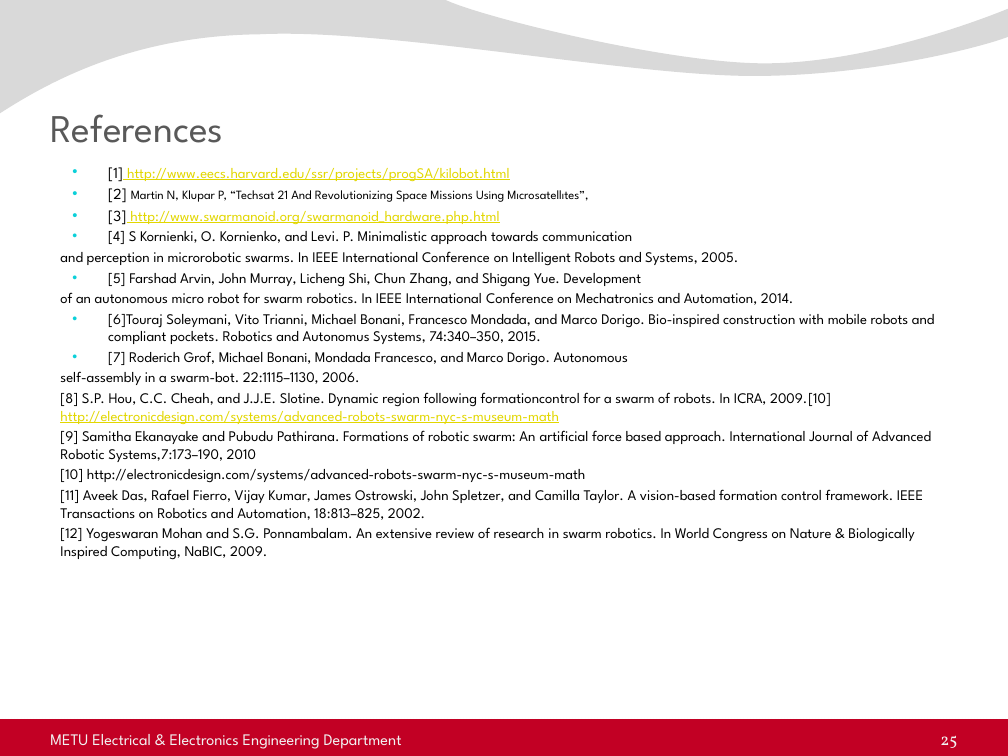
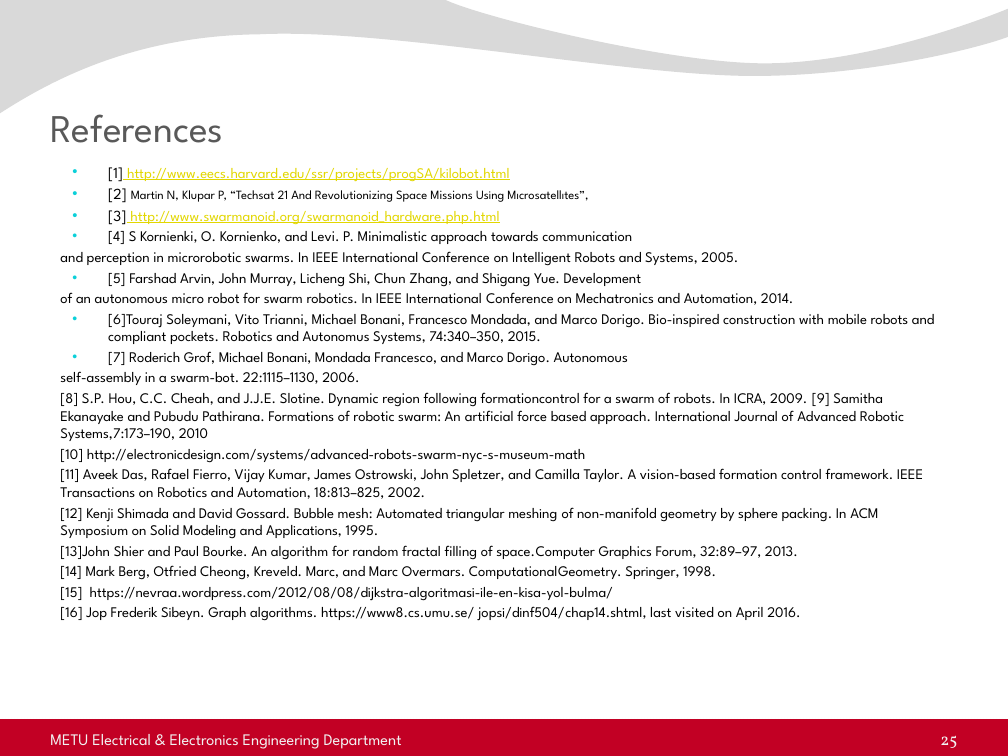
Before and after one commit to kadir4172/formation_control, a slide deck: slide 25 of juri_sunum.pptx. Drawn at 1008x756 pixels with LibreOffice and Linux fonts; fonts in the diff are those of the drawing; background and template pictures are left out. Boxes give left, top, right and bottom in pixels: in the first picture for what was removed or moved away, otherwise in the second. Text is boxed around its words. In the diff, an @@ line names an element or a change of style, - is before the commit and + after.

Commit message:
[update] formation control part added to presenta

```diff
--- a/juri_sunum.pptx
+++ b/juri_sunum.pptx
@@ text at (60, 392, 904, 441): text changed @@
-[8] S.P. Hou, C.C. Cheah, and J.J.E. Slotine. Dynamic region following formationcontrol for a swarm of robots. In ICRA, 2009.[10] http://electronicdesign.com/systems/advanced-robots-swarm-nyc-s-museum-math
-[9] Samitha Ekanayake and Pubudu Pathirana. Formations of robotic swarm: An artificial force based approach. International Journal of Advanced Robotic Systems,7:173–190, 2010
+[8] S.P. Hou, C.C. Cheah, and J.J.E. Slotine. Dynamic region following formationcontrol for a swarm of robots. In ICRA, 2009. [9] Samitha Ekanayake and Pubudu Pathirana. Formations of robotic swarm: An artificial force based approach. International Journal of Advanced Robotic Systems,7:173–190, 2010
@@ text at (60, 507, 878, 621): text changed @@
-[12] Yogeswaran Mohan and S.G. Ponnambalam. An extensive review of research in swarm robotics. In World Congress on Nature & Biologically Inspired Computing, NaBIC, 2009.
+[12] Kenji Shimada and David Gossard. Bubble mesh: Automated triangular meshing of non-manifold geometry by sphere packing. In ACM Symposium on Solid Modeling and Applications, 1995.
+[13]John Shier and Paul Bourke. An algorithm for random fractal filling of space.Computer Graphics Forum, 32:89–97, 2013.
+[14] Mark Berg, Otfried Cheong, Kreveld. Marc, and Marc Overmars. ComputationalGeometry. Springer, 1998.
+[15] https://nevraa.wordpress.com/2012/08/08/dijkstra-algoritmasi-ile-en-kisa-yol-bulma/
+[16] Jop Frederik Sibeyn. Graph algorithms. https://www8.cs.umu.se/ jopsi/dinf504/chap14.shtml, last visited on April 2016.
```
Also in this commit, not shown: 7 other slides changed, 1 other file.
